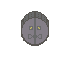
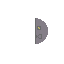
Layer changes from the first (64, 64) image to the second:
added layer "Door Right" above "Door" over [21, 11, 49, 46]
hid "Door" over [21, 11, 49, 46]
hid "Frame", painted on it over [21, 11, 49, 46]
